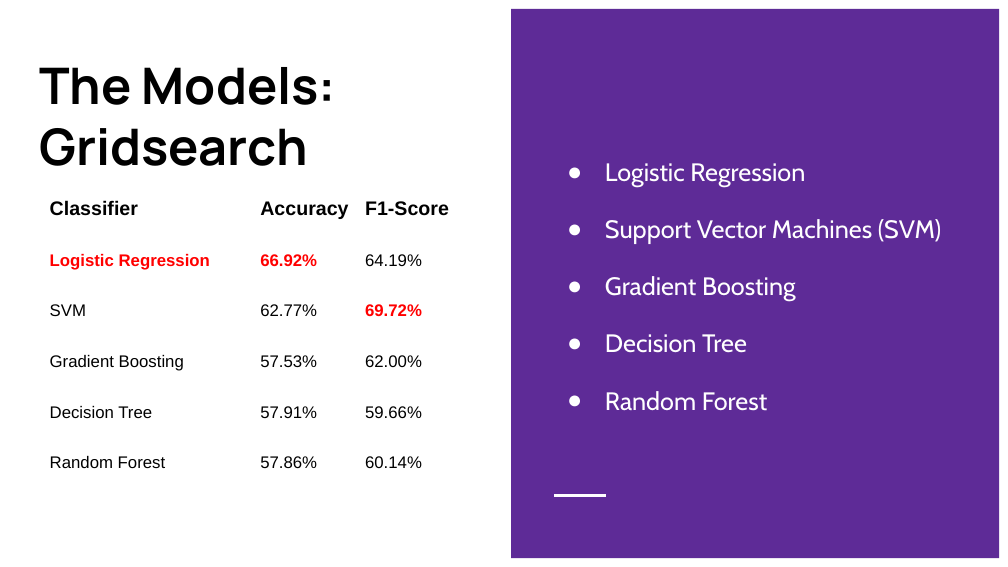
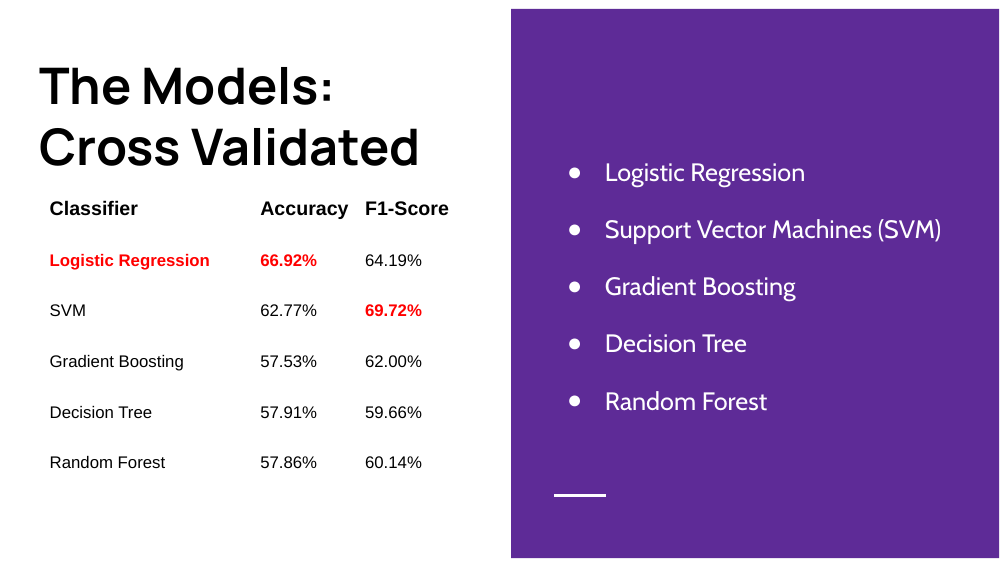
Before and after one commit to Alexander-sl-lee/Data-Science-Portfolio, a slide deck: slide 9 of General Assembly Projects/Capstone - Predicting AFL Winners/AFL Predictions.pptx (slide 8 before the commit). Drawn at 1008x567 pixels with LibreOffice and Linux fonts; fonts in the diff are those of the drawing. Boxes give left, top, right and bottom in pixels: in the first picture for what was removed or moved away, otherwise in the second. Text is boxed around its words. In the diff, an @@ line names an element or a change of style, - is before the commit and + after.

```diff
--- a/General Assembly Projects/Capstone - Predicting AFL Winners/AFL Predictions.pptx
+++ b/General Assembly Projects/Capstone - Predicting AFL Winners/AFL Predictions.pptx
@@ title at (x1=39, y1=128, x2=420, y2=166): text changed @@
-Gridsearch
+Cross Validated
```
Also in this commit, not shown: 4 other slides changed, 10 slides added, 3 other files.
